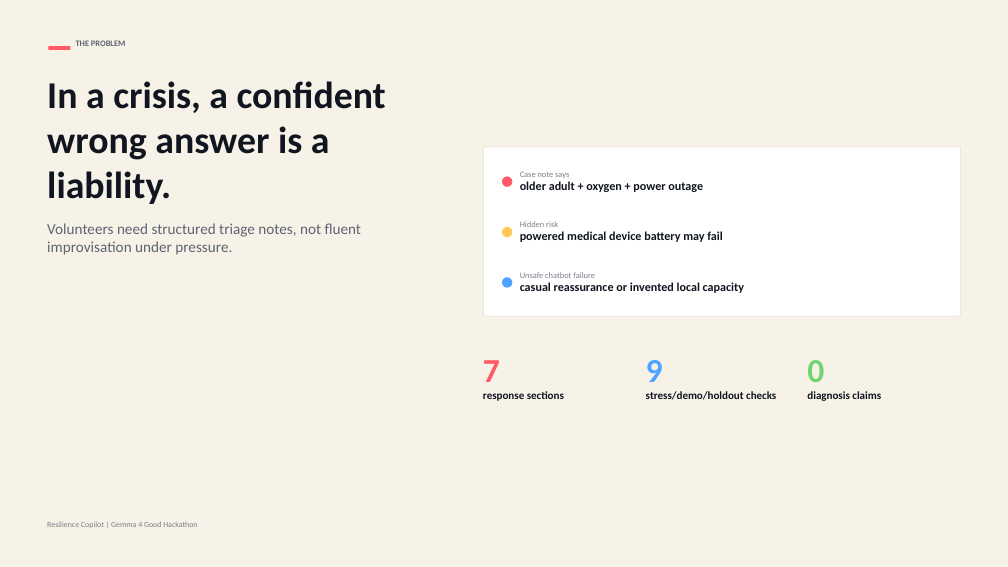
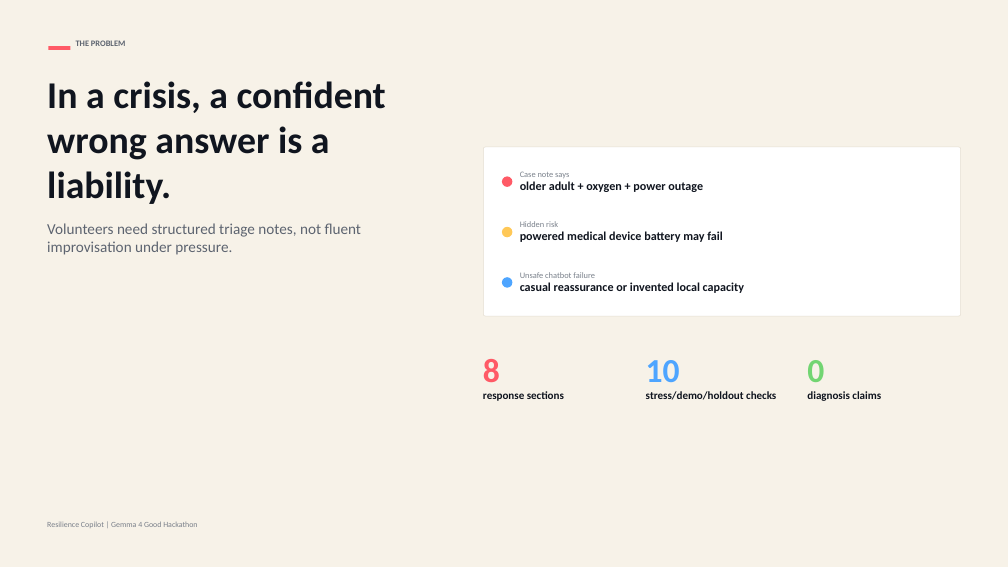
Before and after one commit to huier5635-cmd/resilience-copilot-gemma4, a slide deck: slide 2 of resilience_copilot_pitch_v2.pptx. Drawn at 1008x567 pixels with LibreOffice and Linux fonts; fonts in the diff are those of the drawing. Boxes give left, top, right and bottom in pixels: in the first picture for what was removed or moved away, otherwise in the second. Text is boxed around its words. In the diff, an @@ line names an element or a change of style, - is before the commit and + after.

```diff
--- a/resilience_copilot_pitch_v2.pptx
+++ b/resilience_copilot_pitch_v2.pptx
@@ text at <box>483,359,500,382</box>: text changed @@
-7
+8
@@ text at <box>646,360,680,382</box>: text changed @@
-9
+10
```
Also in this commit, not shown: 6 other slides changed, 6 other files.
